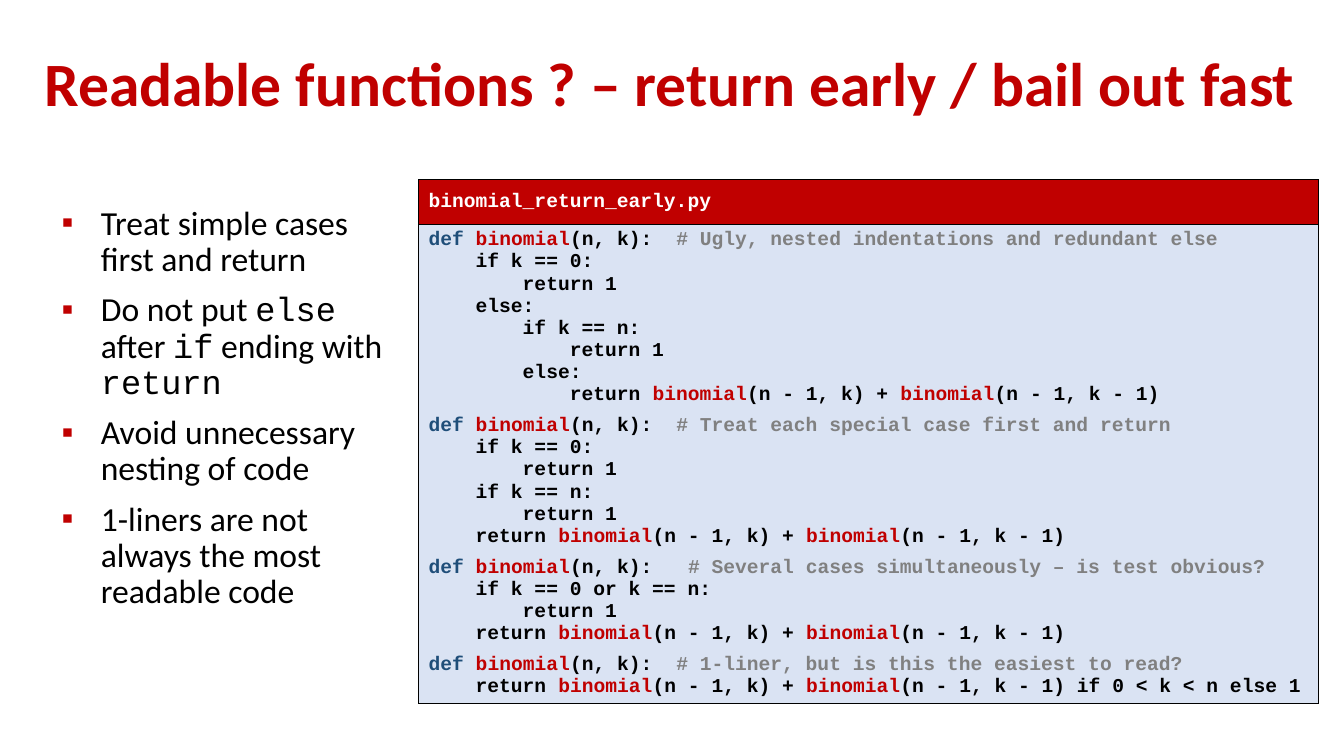
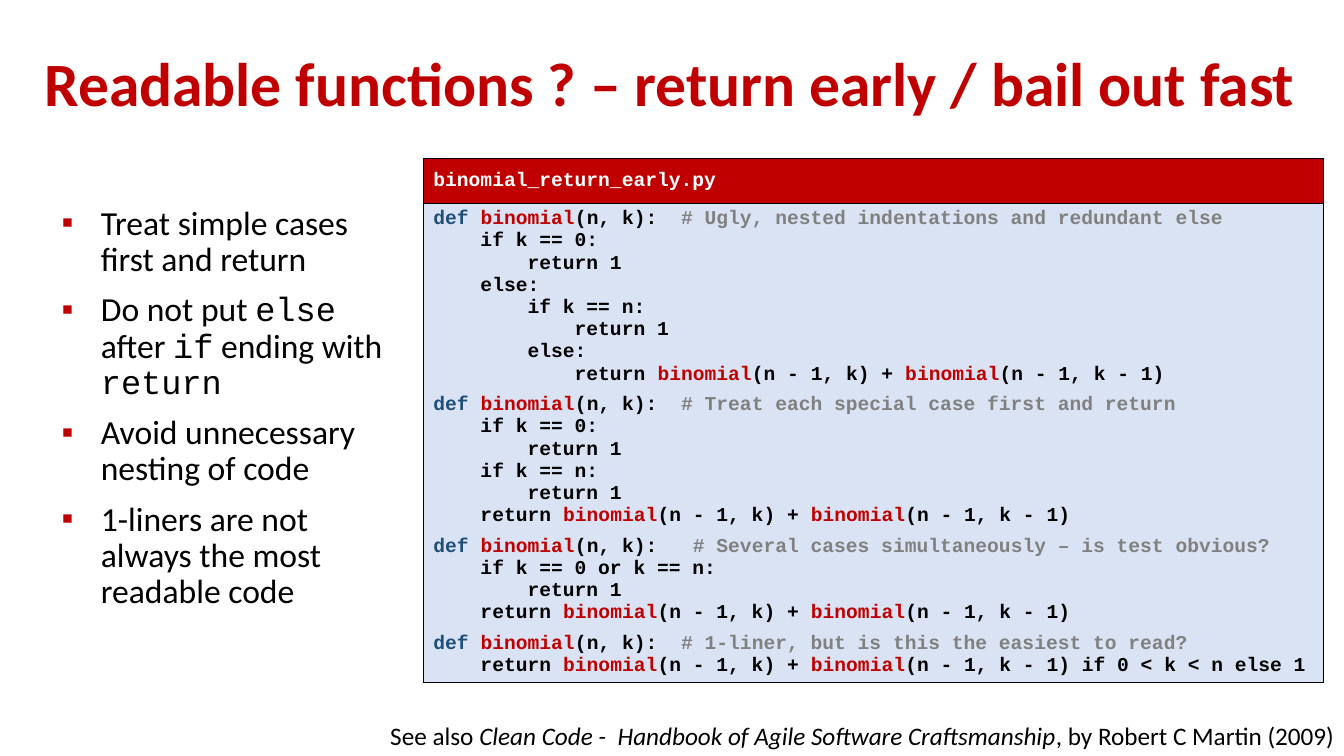
Before and after one commit to gsbrodal/gsbrodal.github.io, a slide deck: slide 8 of ipsa/slides/recursion.pptx. Drawn at 1344x756 pixels with LibreOffice and Linux fonts; fonts in the diff are those of the drawing. Boxes give left, top, right and bottom in pixels: in the first picture for what was removed or moved away, otherwise in the second. Text is boxed around its words. In the diff, an @@ line names an element or a change of style, - is before the commit and + after.

Commit message:
bail out early

```diff
--- a/ipsa/slides/recursion.pptx
+++ b/ipsa/slides/recursion.pptx
@@ table: place and size @@
-table at (418,179,1318,730)
+table at (423,159,1323,710)
@@ text added at (390,726,1334,750), 18 pt, text #000000, italic @@
+See also Clean Code - Handbook of Agile Software Craftsmanship, by Robert C Martin (2009)
```
Also in this commit, not shown: 6 other files.
